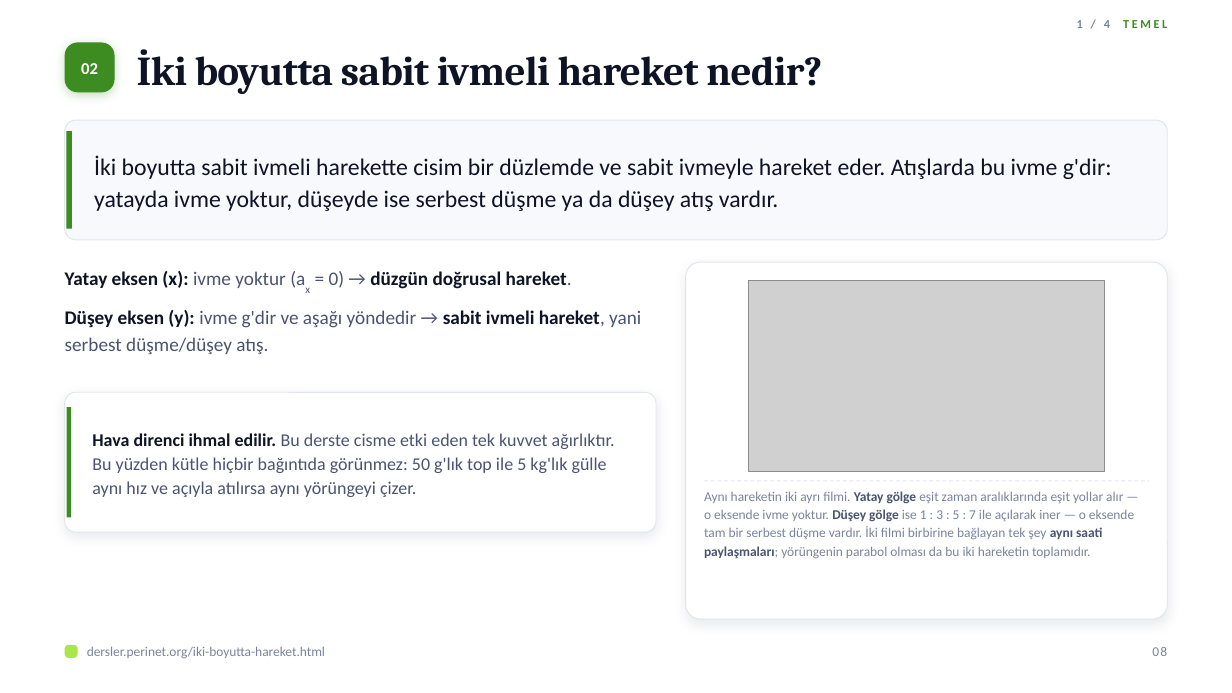
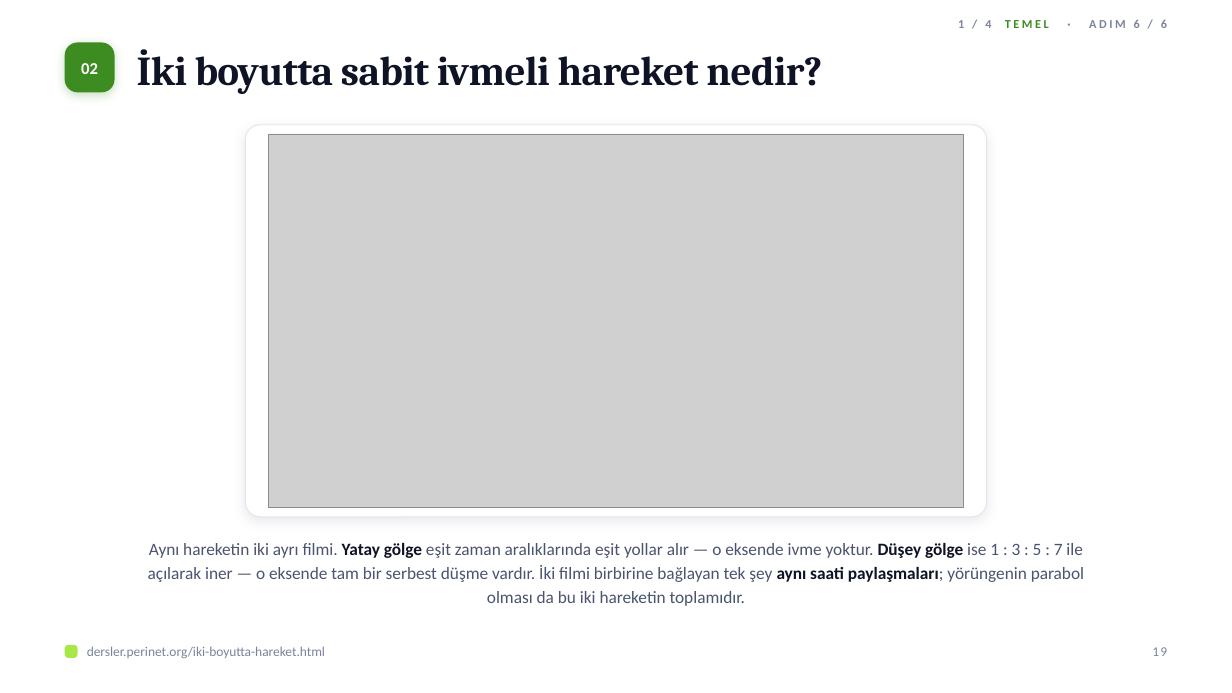
Before and after one commit to elestirmen/dersler, a slide deck: slide 19 of dist/sunum/iki-boyutta-hareket.pptx (slide 8 before the commit). Drawn at 1232x693 pixels with LibreOffice and Linux fonts; fonts in the diff are those of the drawing; grey boxes stand for pictures. Boxes give left, top, right and bottom in pixels: in the first picture for what was removed or moved away, otherwise in the second. Text is boxed around its words. In the diff, an @@ line names an element or a change of style, - is before the commit and + after.

```diff
--- a/dist/sunum/iki-boyutta-hareket.pptx
+++ b/dist/sunum/iki-boyutta-hareket.pptx
@@ text at (958,20,1167,28): text changed; text colour #3C8C21 to #7B849E @@
-1 / 4 TEMEL
+1 / 4 TEMEL · ADIM 6 / 6
@@ rounded rectangle removed at (65,120,1167,240) @@
@@ rectangle removed at (67,131,72,229) @@
@@ rounded rectangle: place and size @@
-rounded rectangle at (686,262,1167,619)
+rounded rectangle at (245,125,986,517)
@@ rounded rectangle at (245,125,986,517): proportions changed @@
@@ picture added at (268,134,963,507) @@
@@ text removed at (94,155,1112,211) @@
-İki boyutta sabit ivmeli harekette cisim bir düzlemde ve sabit ivmeyle hareket eder. Atışlarda bu ivme g'dir: yatayda ivme yoktur, düşeyde ise serbest düşme ya da düşey atış vardır.
@@ text removed at (65,271,641,354) @@
-▪ Yatay eksen (x): ivme yoktur (ax = 0) → düzgün doğrusal hareket.
-▪ Düşey eksen (y): ivme g'dir ve aşağı yöndedir → sabit ivmeli hareket, yani serbest düşme/düşey atış.
@@ picture removed at (749,281,1104,472) @@
@@ rounded rectangle removed at (65,393,656,532) @@
@@ rectangle removed at (67,408,71,518) @@
@@ text removed at (92,433,615,497) @@
-Hava direnci ihmal edilir. Bu derste cisme etki eden tek kuvvet ağırlıktır. Bu yüzden kütle hiçbir bağıntıda görünmez: 50 g'lık top ile 5 kg'lık gülle aynı hız ve açıyla atılırsa aynı yörüngeyi çizer.
@@ line removed from (704, 481) to (1149, 481) @@
@@ text "Aynı hareketin iki ayrı filmi. ...": place and size @@
-text "Aynı hareketin iki ayrı filmi. ..." at (704,491,1134,559)
+text "Aynı hareketin iki ayrı filmi. ..." at (148,543,1084,606)
@@ text "Aynı hareketin iki ayrı filmi. ..." at (148,543,1084,606): size 10.5 to 13.5 pt; text colour #7B849E to #4A5470 in "Aynı hareketin iki ayrı filmi. eşit zaman ..."; text colour #4A5470 to #0E1426 in "Yatay gölge Düşey gölge aynı saati paylaşmaları;"; alignment left to centre; line spacing 1.12 to 1.15 @@
@@ text at (1152,647,1167,656): text changed @@
-08
+19
```
Also in this commit, not shown: 30 other slides changed, 104 slides added, 12 slides removed, 22 other files.
